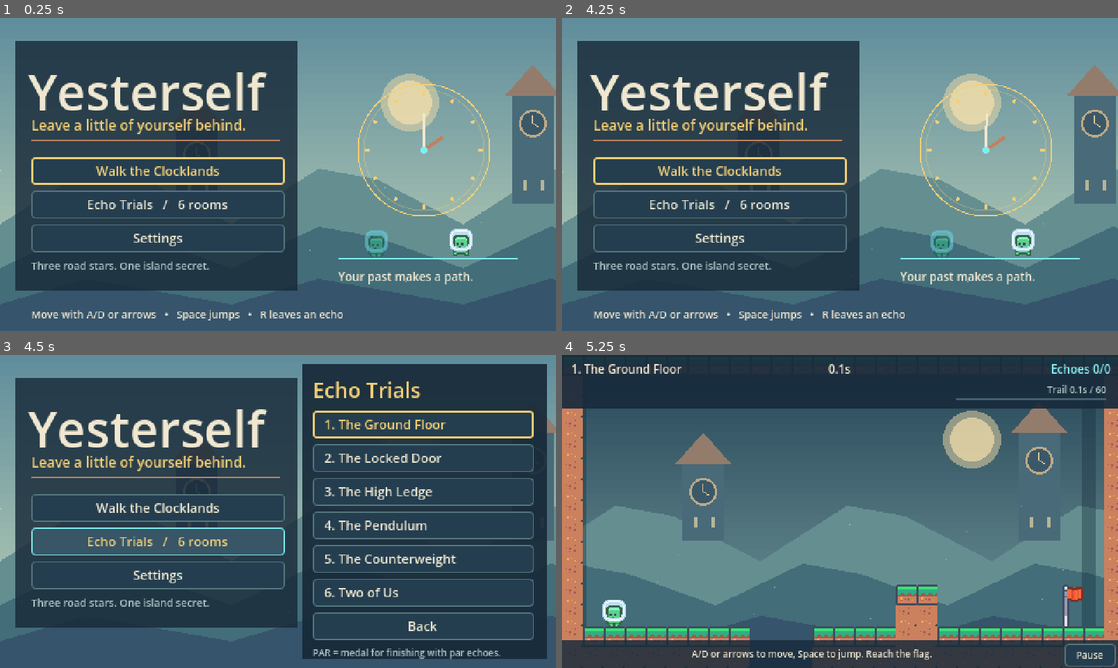
Above: before the commit, frames 1-4 (two rows, left to right).
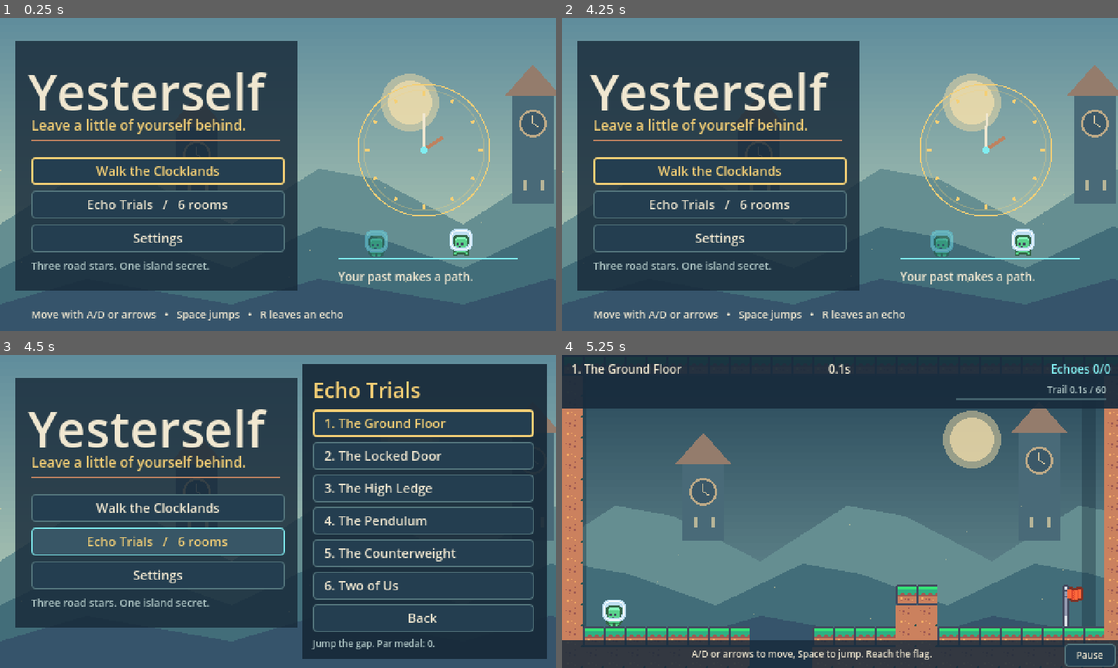
Above: after the commit, the same moments.

Repository: Lingikaushikreddy/echoloop
Game: Godot game, scene res://ui/title_screen.tscn
The game is run twice, just before and just after one commit, with the same random seed, the same clock (stepped at 60 frames per second) and the same inputs.
Inputs (mouse positions are in pixels of both pictures, inside the frame that each line leads up to):
- Up to frame 1 (0.25 s): no input
- Up to frame 2 (4.25 s): click "Walk the Clocklands" at 0.5 s; tap Enter (next_room) at 1.25 s; move the mouse to (812, 237) at 1.27 s; hold W 1.28-2 s; hold R (commit) 1.28-2 s; click (812, 237) at 1.42 s; tap Space (jump) at 1.52 s; drag from (1006, 221) to (634, 212) at 2.02 s; click "Pause" at 2.75 s; click "Main menu" at 3.5 s
- Up to frame 3 (4.5 s): click "Echo Trials / 6 rooms" at 4.25 s
- Up to frame 4 (5.25 s): click "1. The Ground Floor" at 5 s

Frames 1-2 are identical in both runs. In frame 3, 7.1% of the frame differs, in the area x 56-96%, y 17-98%; in frame 4, nothing differs.

Commit message:
feat: explain the selected trial and its par

Diff:
--- a/tests/unit/test_demo_ui.gd
+++ b/tests/unit/test_demo_ui.gd
@@ -73,3 +73,17 @@
 	room.overlay.show_results(0, 0, 0)
 	var detail: Label = room.overlay._body.get_child(2)
 	assert_true(detail.text.begins_with("Par medal earned:"))
+
+
+func test_trial_focus_explains_its_mechanic_and_par() -> void:
+	var title := TitleScreen.new()
+	add_child_autofree(title)
+	title.show_trials()
+	var hint := title.get("_trial_hint") as Label
+	assert_not_null(hint, "a newcomer should see the selected trial's mechanic")
+	if hint == null: return
+	assert_true(hint.text.contains("Jump the gap"))
+	assert_true(hint.text.contains("Par medal: 0"))
+	title.trial_buttons[4].grab_focus()
+	assert_true(hint.text.contains("Ride the lift"))
+	assert_true(hint.text.contains("Par medal: 1"))
--- a/ui/title_screen.gd
+++ b/ui/title_screen.gd
@@ -1,6 +1,12 @@
 class_name TitleScreen
 extends Control
 ## A playable front door: Clocklands adventure, six trials, and remembered records.
+
+const TRIAL_HINTS := [
+	"Jump the gap.", "An echo holds the door open.", "Climb a waiting echo.",
+	"Time the saw; an echo holds the door.", "An echo holds the plate. Ride the lift.",
+	"Two echoes hold two plates open.",
+]
 
 var buttons := {}
 var trial_buttons: Array[Button] = []
@@ -10,6 +16,7 @@
 var _settings: VBoxContainer
 var _sound: SoundBank
 var _footer: Label
+var _trial_hint: Label
 var _time := 0.0
 
 
@@ -59,6 +66,7 @@
 
 func _build_trials() -> void:
 	_trials = VBoxContainer.new()
+	_trials.add_theme_constant_override("separation", 4)
 	_trials.position = Vector2(270, 17)
 	_trials.size.x = 191
 	add_child(_trials)
@@ -72,10 +80,20 @@
 		var path: String = Game.LEVELS[i]
 		var button := DemoTheme.button("%d. %s%s" % [i + 1, Game.TRIAL_NAMES[i], suffix], func() -> void: _play(path))
 		button.alignment = HORIZONTAL_ALIGNMENT_LEFT
+		button.focus_entered.connect(func() -> void: _describe_trial(i))
+		button.mouse_entered.connect(func() -> void: _describe_trial(i))
 		_trials.add_child(button)
 		trial_buttons.append(button)
 	_add_button(_trials, "trial_back", "Back", show_home)
-	_trials.add_child(DemoTheme.label("PAR = medal for finishing with par echoes.", 8, DemoTheme.MUTED))
+	_trial_hint = DemoTheme.label("", 8, DemoTheme.MUTED)
+	_trial_hint.autowrap_mode = TextServer.AUTOWRAP_WORD_SMART
+	_trial_hint.custom_minimum_size.y = 22
+	_trials.add_child(_trial_hint)
+	_describe_trial(0)
+
+
+func _describe_trial(index: int) -> void:
+	_trial_hint.text = "%s Par medal: %d." % [TRIAL_HINTS[index], Game.TRIAL_PAR[index]]
 
 
 func _build_settings() -> void:
